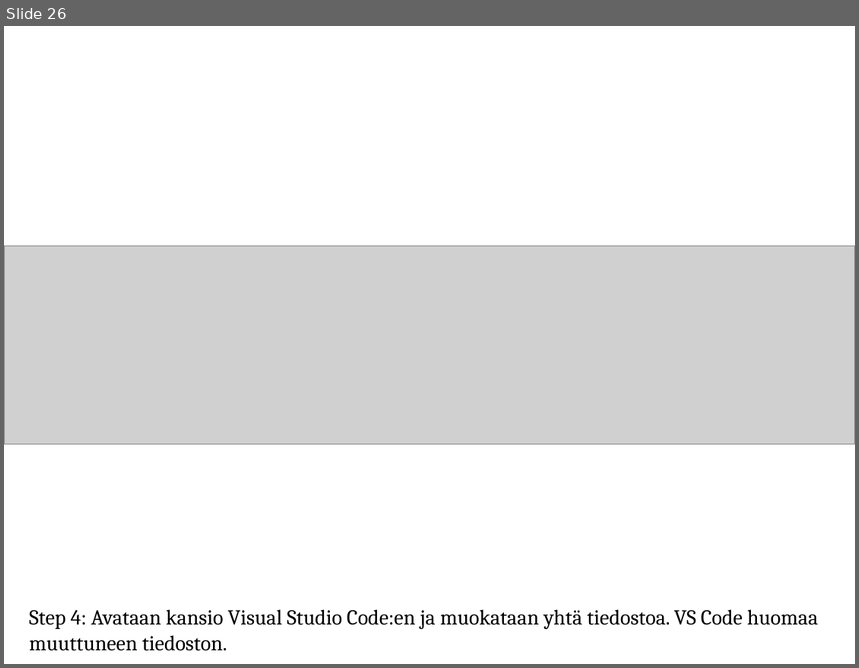
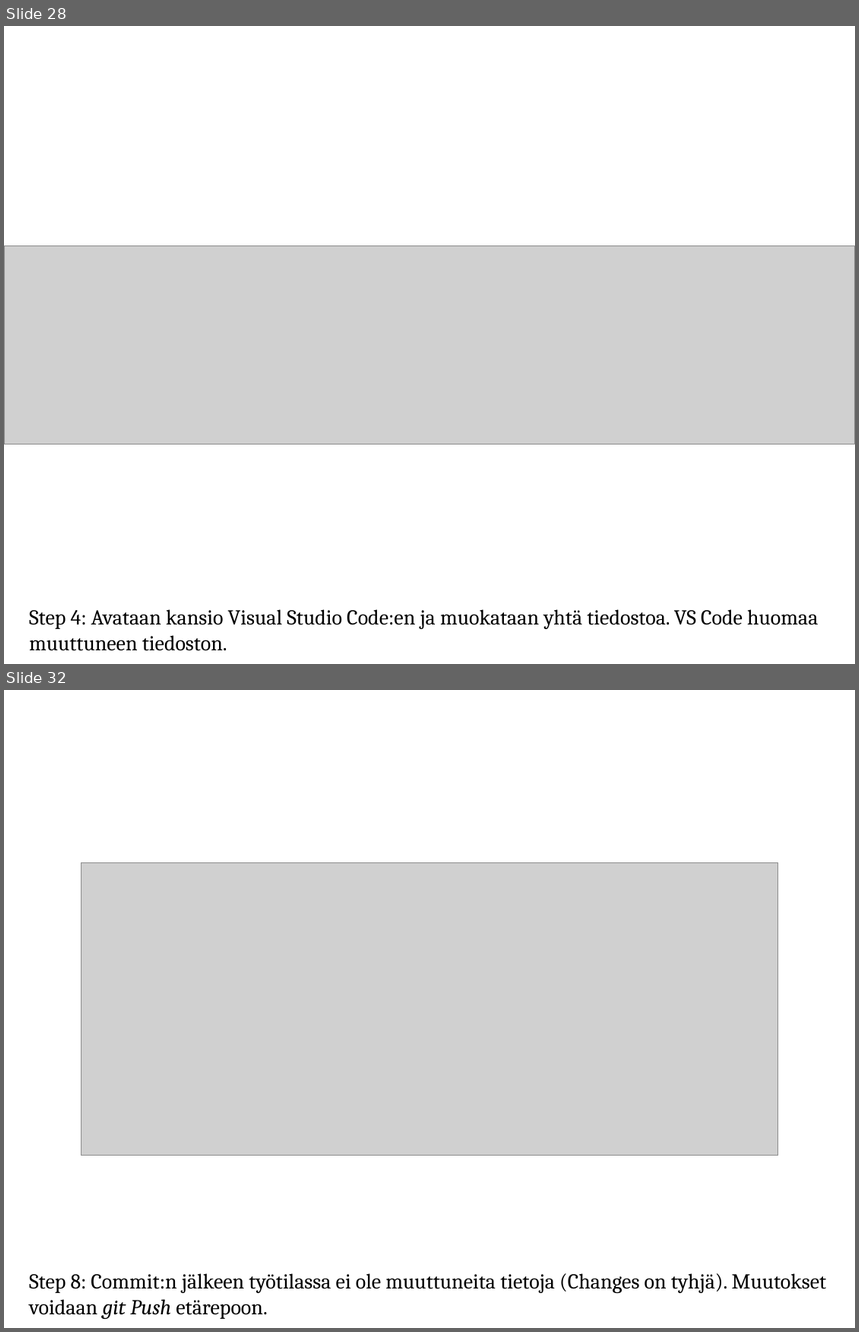
Before and after one commit to SavoniaUAS/versioncontrol, a slide deck: versionhallinta.pptx. Shown one above the other, each under a label of ours: slide 26 before the commit, slides 28 and 32 after it; the slides between them are not shown. The pictures are 859x668 and 859x1332 pixels, drawn with LibreOffice and Linux fonts; fonts in the diff are those of the drawing; grey boxes stand for pictures; background and template pictures are left out. Boxes give left, top, right and bottom in pixels: in the first picture for what was removed or moved away, otherwise in the second. Text is boxed around its words. In the diff, an @@ line names an element or a change of style, - is before the commit and + after.

```diff
--- a/versionhallinta.pptx
+++ b/versionhallinta.pptx
@@ slide 32 added at bbox=[4, 690, 855, 1328], background picture (left out) @@
@@ picture added at bbox=[81, 863, 778, 1156] @@
@@ text added at bbox=[29, 1274, 827, 1319], 18 pt, text #000000 @@
+Step 8: Commit:n jälkeen työtilassa ei ole muuttuneita tietoja (Changes on tyhjä). Muutokset voidaan git Push etärepoon.
@@ what was slide 26 is now slide 28 @@
```
Also in this commit, not shown: 2 slides changed, 6 other slides added.
